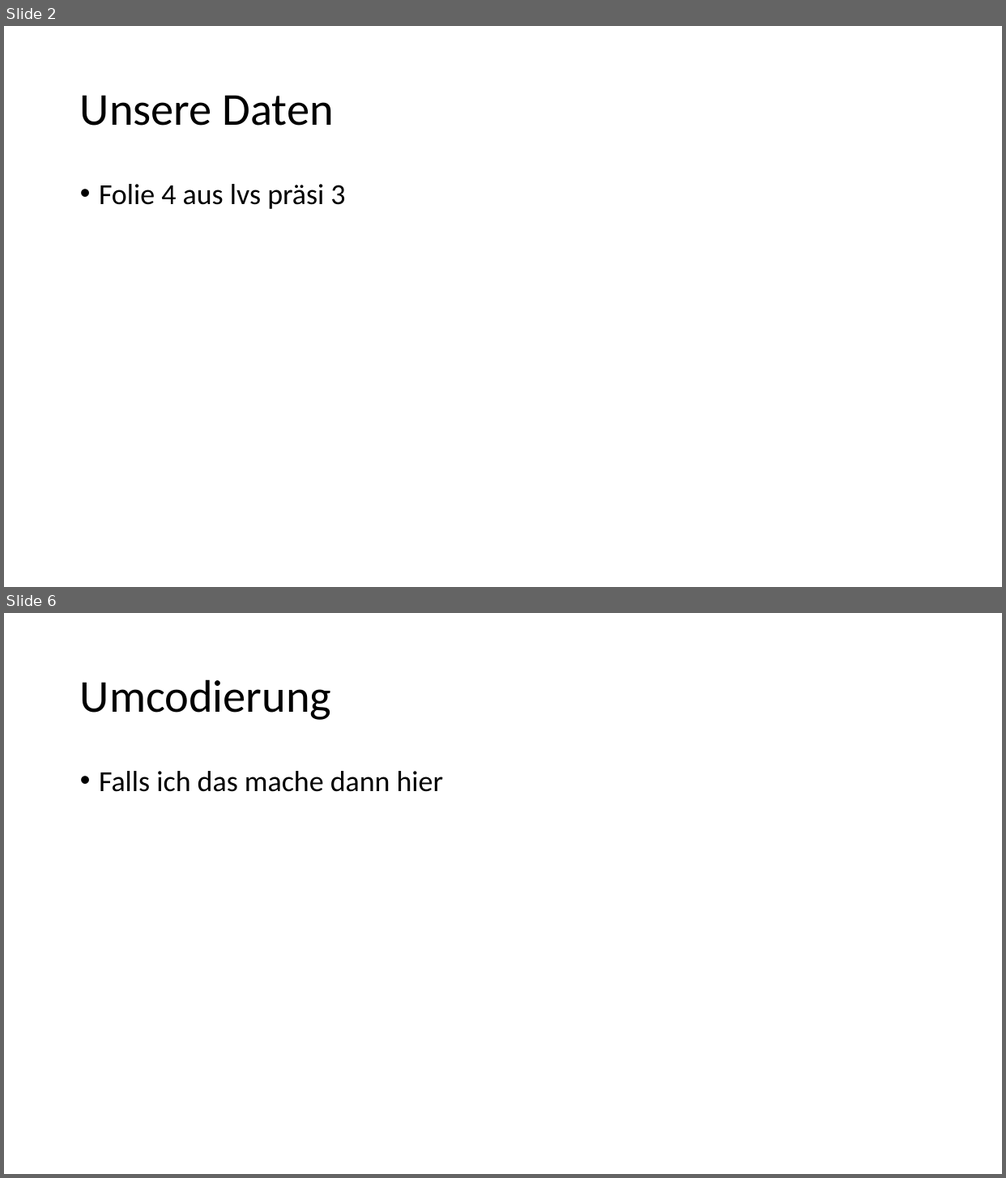
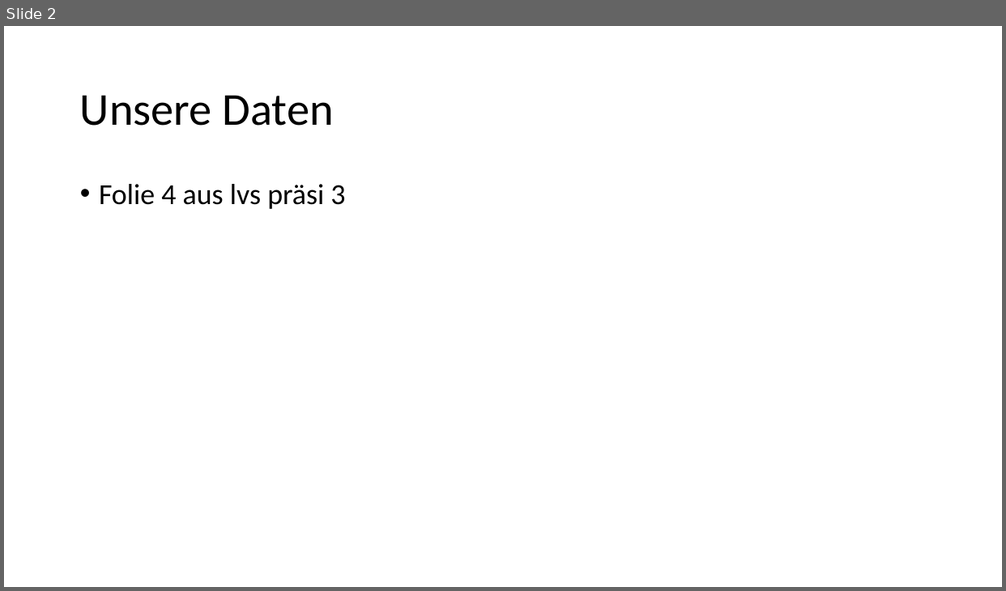
Before and after one commit to leavanh/LVS, a slide deck: Organisatorisches/Datengrundlage.pptx. Shown one above the other, each under a label of ours: slides 2 and 6 before the commit, slide 2 after it; the slides between them are not shown. The pictures are 1006x1178 and 1006x591 pixels, drawn with LibreOffice and Linux fonts; fonts in the diff are those of the drawing. Boxes give left, top, right and bottom in pixels: in the first picture for what was removed or moved away, otherwise in the second. Text is boxed around its words. In the diff, an @@ line names an element or a change of style, - is before the commit and + after.

```diff
--- a/Organisatorisches/Datengrundlage.pptx
+++ b/Organisatorisches/Datengrundlage.pptx
@@ slide 6 removed at [4, 613, 1002, 1174], background #FFFFFF @@
@@ title removed at [80, 679, 332, 720] @@
-Umcodierung
@@ text removed at [99, 771, 443, 792] @@
-• Falls ich das mache dann hier
```
Also in this commit, not shown: 1 slide changed, 5 slides added, 2 other slides removed, 6 other files.
